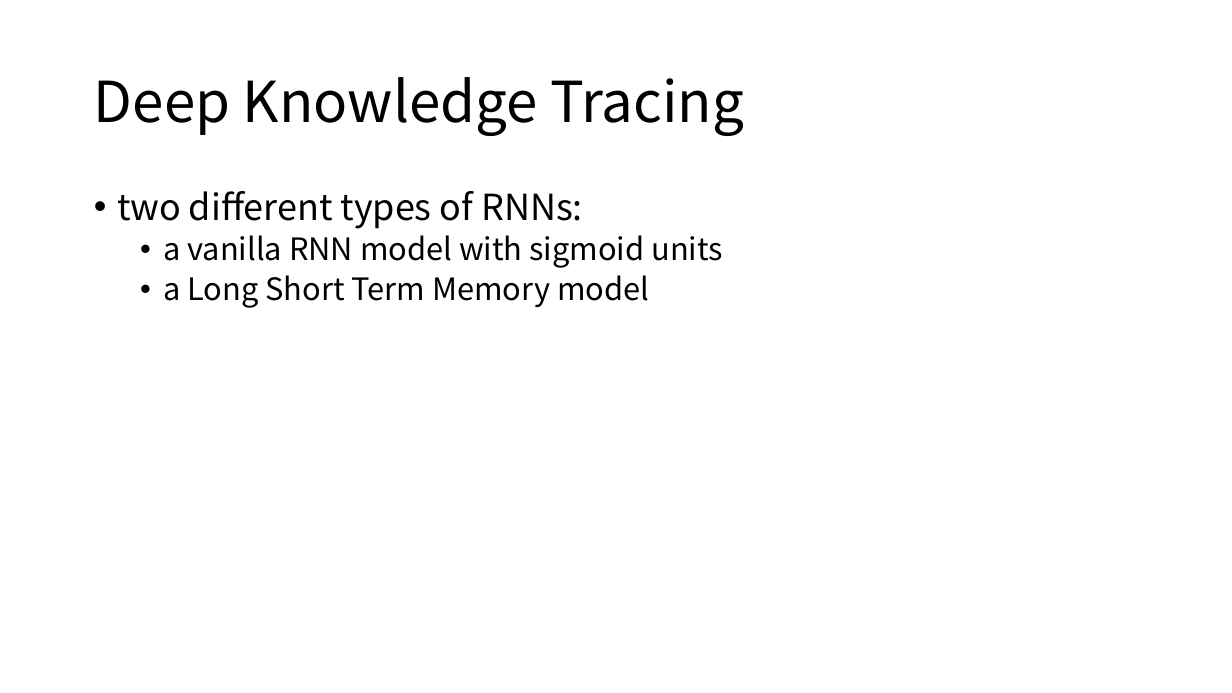
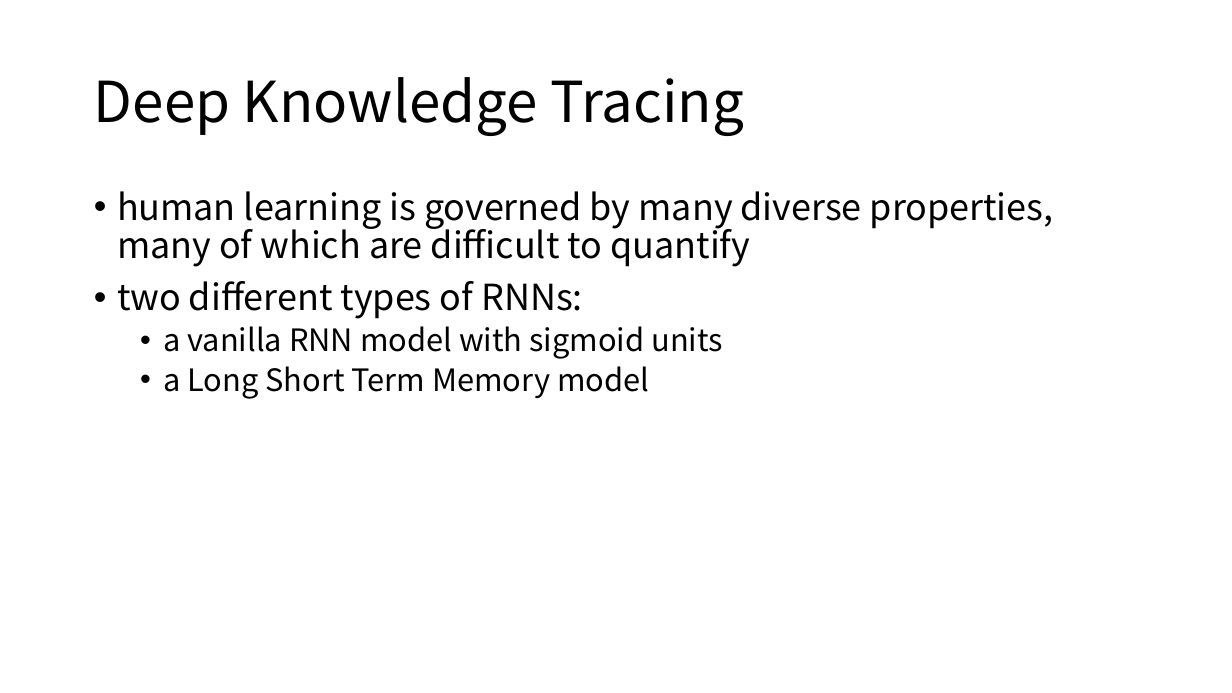
Before and after one commit to cloudspurs/klz, a slide deck: slide 10 of computer_science/statistics/model/hmm/bkt/papers/deep_knowledge_tracing.pptx (slide 8 before the commit). Drawn at 1232x693 pixels with LibreOffice and Linux fonts; fonts in the diff are those of the drawing. Boxes give left, top, right and bottom in pixels: in the first picture for what was removed or moved away, otherwise in the second. Text is boxed around its words. In the diff, an @@ line names an element or a change of style, - is before the commit and + after.

```diff
--- a/computer_science/statistics/model/hmm/bkt/papers/deep_knowledge_tracing.pptx
+++ b/computer_science/statistics/model/hmm/bkt/papers/deep_knowledge_tracing.pptx
@@ text at [117,191,1054,267]: paragraph added @@
+• human learning is governed by many diverse properties, many of which are difficult to quantify
```
Also in this commit, not shown: 12 other slides changed, 8 slides added, 1 slide removed, 10 other files.
